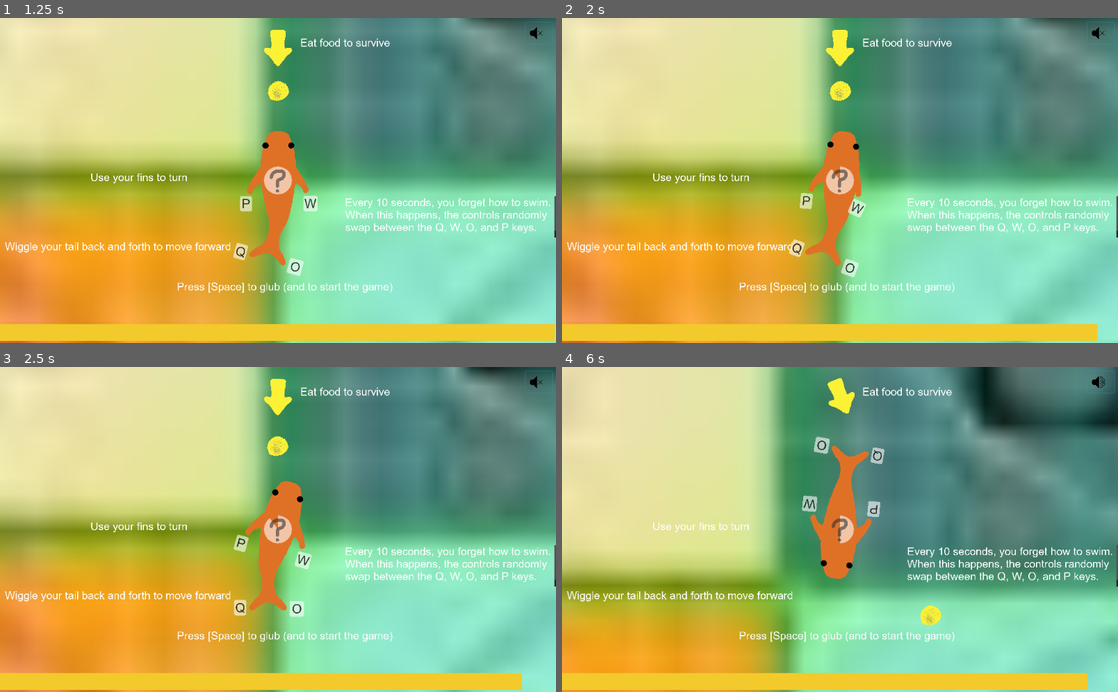
Above: before the commit, frames 1-4 (two rows, left to right).
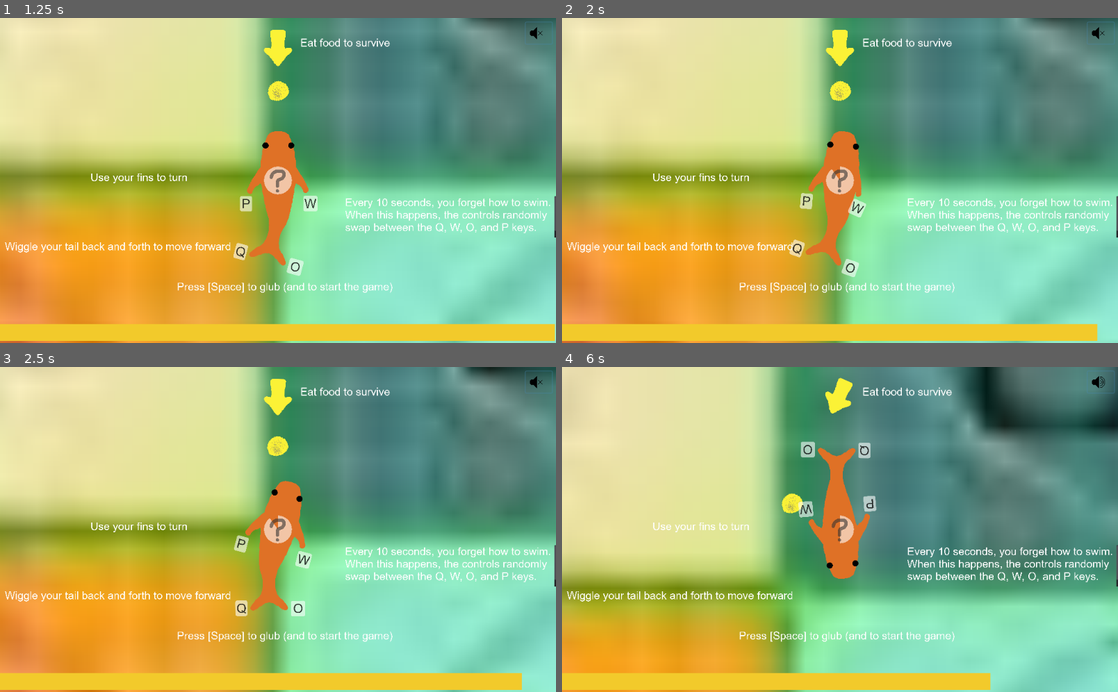
Above: after the commit, the same moments.

Repository: JordanLevy/LudumDare51
Game: Godot game, scene res://Scenes/Main.tscn
Same seed, same stepped clock (60 frames per second), same inputs: the game is played once before the commit and once after it.
Inputs (mouse positions are in pixels of both pictures, inside the frame that each line leads up to):
- Up to frame 1 (1.25 s): click (539, 34) at 0.5 s
- Up to frame 2 (2 s): tap Space at 1.25, 1.52 s; hold W from 1.28 s (still down); tap Q at 1.35 s
- Up to frame 3 (2.5 s): tap Space at 2, 2.27 s; release W at 2.03 s; tap O at 2.1 s
- Up to frame 4 (6 s): tap Space at 2.75, 3.5, 3.77, 4.25, 4.52, 5, 5.27 s; hold W 2.78-4.28 s; tap P at 2.85, 5.1 s; tap Q at 3.6, 5.85 s; tap O at 4.35 s

Frame 1 is identical in both runs. In frame 2, 0.1% of the frame differs, in the area x 40-55%, y 34-80%; in frame 3, 0.4%; in frame 4, 3.3%, in the area x 39-95%, y 3-100%.

Commit message:
Can't eat while dead

Diff:
--- a/Game/Scenes/Food.gd
+++ b/Game/Scenes/Food.gd
@@ -7,6 +7,8 @@
 	pass
 
 func _on_Area2D_body_entered(body):
+	if GameEvents.game_state == GameEvents.GAME_OVER:
+		return
 	print("Food got ate")
 	#Create new food nearby
 	GameEvents.emit_signal('FoodEaten')
--- a/Game/Scenes/Main.tscn
+++ b/Game/Scenes/Main.tscn
@@ -20,7 +20,7 @@
 
 [sub_resource type="CapsuleShape2D" id=7]
 radius = 97.1428
-height = 359.714
+height = 47.7144
 
 [sub_resource type="StyleBoxFlat" id=29]
 bg_color = Color( 1, 1, 1, 0.588235 )
@@ -1003,6 +1003,8 @@
 [node name="Sprite" type="Sprite" parent="ParallaxBackground/ParallaxLayer"]
 scale = Vector2( 50, 50 )
 texture = ExtResource( 2 )
+
+[node name="Food" parent="." instance=ExtResource( 5 )]
 
 [node name="FishRigidBody" type="RigidBody2D" parent="."]
 mass = 0.102041
@@ -1036,6 +1038,7 @@
 stream = ExtResource( 14 )
 
 [node name="FishCollider" type="CollisionShape2D" parent="FishRigidBody"]
+position = Vector2( 0, -150 )
 shape = SubResource( 7 )
 
 [node name="FishRig" type="Node2D" parent="FishRigidBody"]
@@ -1140,8 +1143,6 @@
 anims/RESET = SubResource( 23 )
 anims/TailLeft = SubResource( 24 )
 anims/TailRight = SubResource( 25 )
-
-[node name="Food" parent="." instance=ExtResource( 5 )]
 
 [node name="Camera2D" type="Camera2D" parent="."]
 current = true
--- a/Game/Scenes/Music.tscn
+++ b/Game/Scenes/Music.tscn
@@ -10,6 +10,7 @@
 
 [node name="BackgroundMusic" type="AudioStreamPlayer" parent="."]
 stream = ExtResource( 5 )
+volume_db = 1.0
 script = ExtResource( 4 )
 
 [node name="CanvasLayer" type="CanvasLayer" parent="."]
--- a/Game/Scripts/SoundButton.gd
+++ b/Game/Scripts/SoundButton.gd
@@ -2,7 +2,7 @@
 
 export (Texture) var enabled_icon
 export (Texture) var disabled_icon
-export(NodePath) onready var background_music = get_node(background_music) as Node
+export(NodePath) onready var background_music = get_node(background_music) as AudioStreamPlayer
 
 func _ready():
 	toggle_mode = true
@@ -12,7 +12,7 @@
 func toggle_music(button_on):
 	if !button_on:
 		icon = enabled_icon
-		background_music.enable_music = true
+		background_music.volume_db = 1
 	else:
 		icon = disabled_icon
-		background_music.enable_music = false
+		background_music.volume_db = -80
